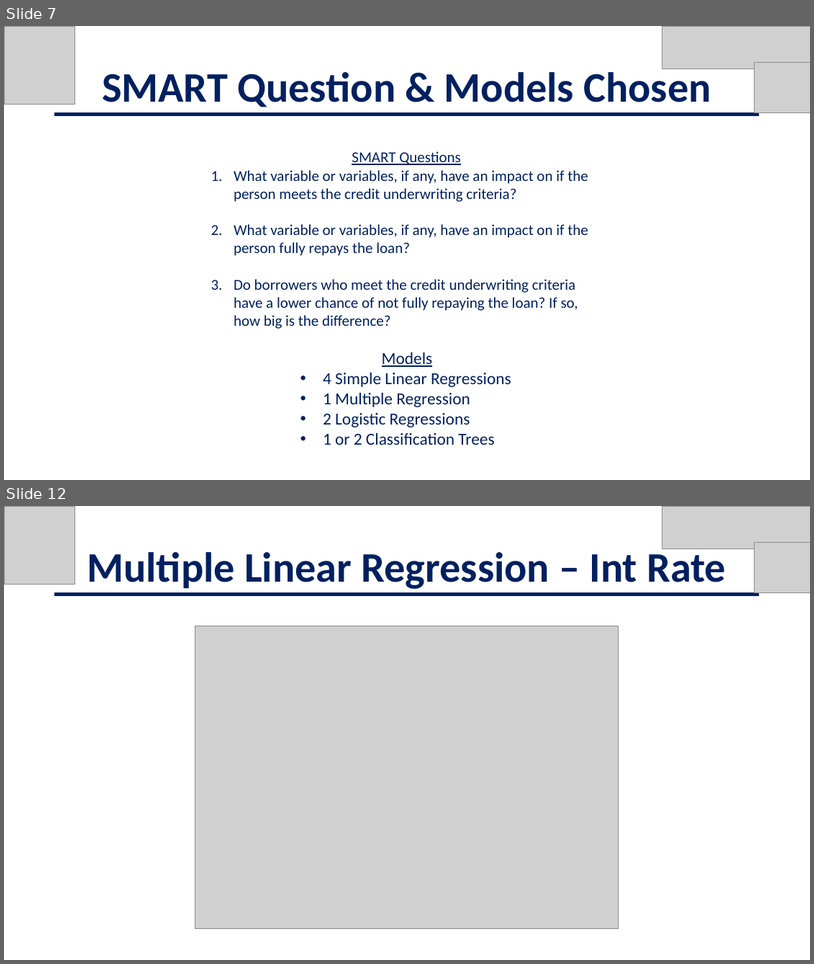
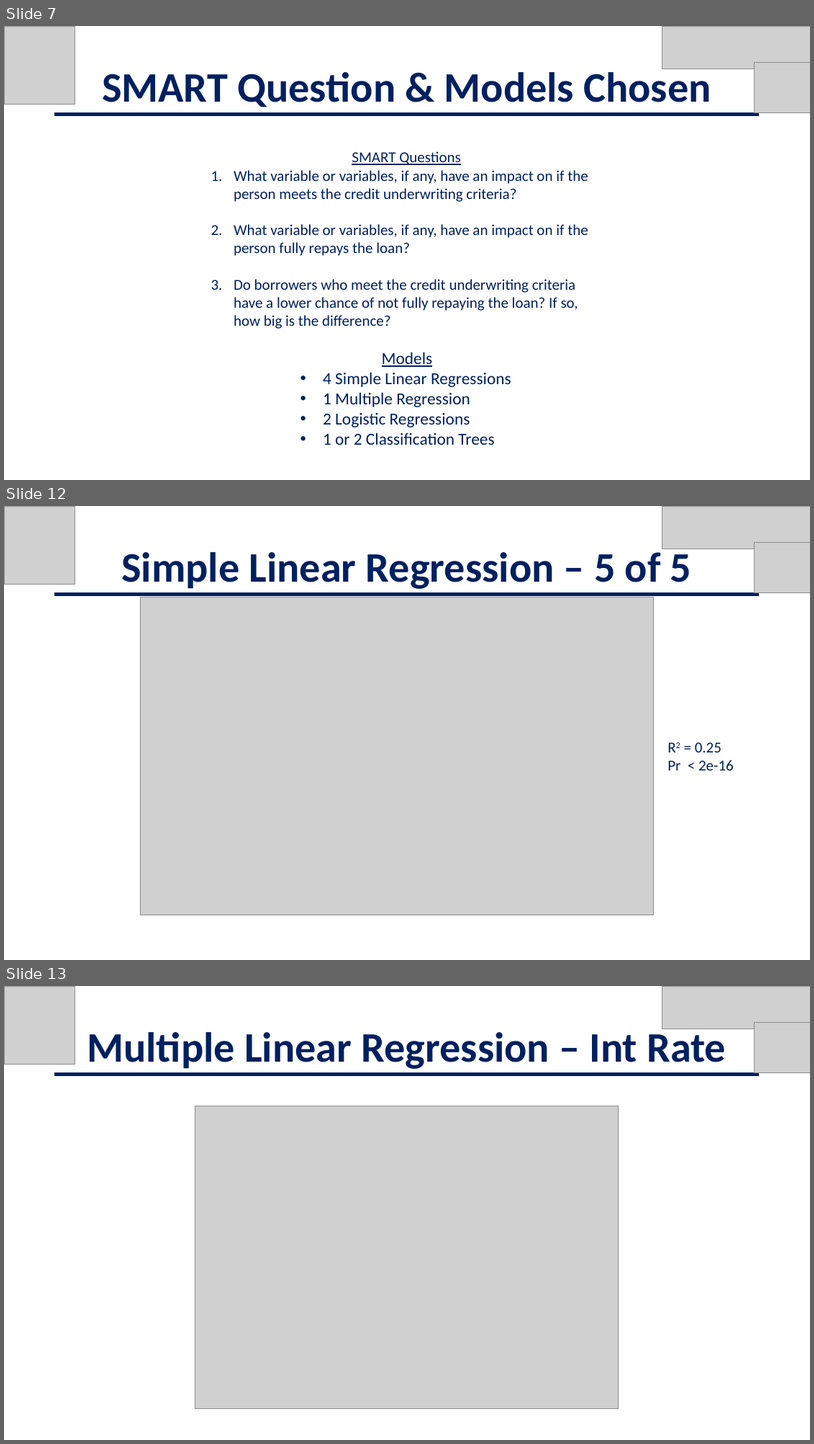
Before and after one commit to jschild01/JMB_DATS_6101, a slide deck: Project2/EDA_LendingClub_Slides - Project 2.pptx. Shown one above the other, each under a label of ours: slides 7 and 12 before the commit, slides 7, 12 and 13 after it; the slides between them are not shown. The pictures are 814x964 and 814x1444 pixels, drawn with LibreOffice and Linux fonts; fonts in the diff are those of the drawing; grey boxes stand for pictures. Boxes give left, top, right and bottom in pixels: in the first picture for what was removed or moved away, otherwise in the second. Text is boxed around its words. In the diff, an @@ line names an element or a change of style, - is before the commit and + after.

```diff
--- a/Project2/EDA_LendingClub_Slides - Project 2.pptx
+++ b/Project2/EDA_LendingClub_Slides - Project 2.pptx
@@ slide 12 added at box(4, 506, 810, 960), background #FFFFFF @@
@@ picture added at box(4, 506, 75, 584) @@
@@ picture added at box(662, 506, 810, 549) @@
@@ text added at box(121, 547, 692, 589), 50 pt, text #002060, bold @@
+Simple Linear Regression – 5 of 5
@@ picture added at box(755, 542, 810, 592) @@
@@ line added from (54, 595) to (759, 595), #002060 4.5 pt @@
@@ picture added at box(140, 597, 654, 915) @@
@@ text added at box(668, 742, 734, 770), 18 pt, text #002060 @@
+R2 = 0.25
+Pr < 2e-16
@@ what was slide 12 is now slide 13 @@
```
Also in this commit, not shown: 5 slides changed, 1 other file.
